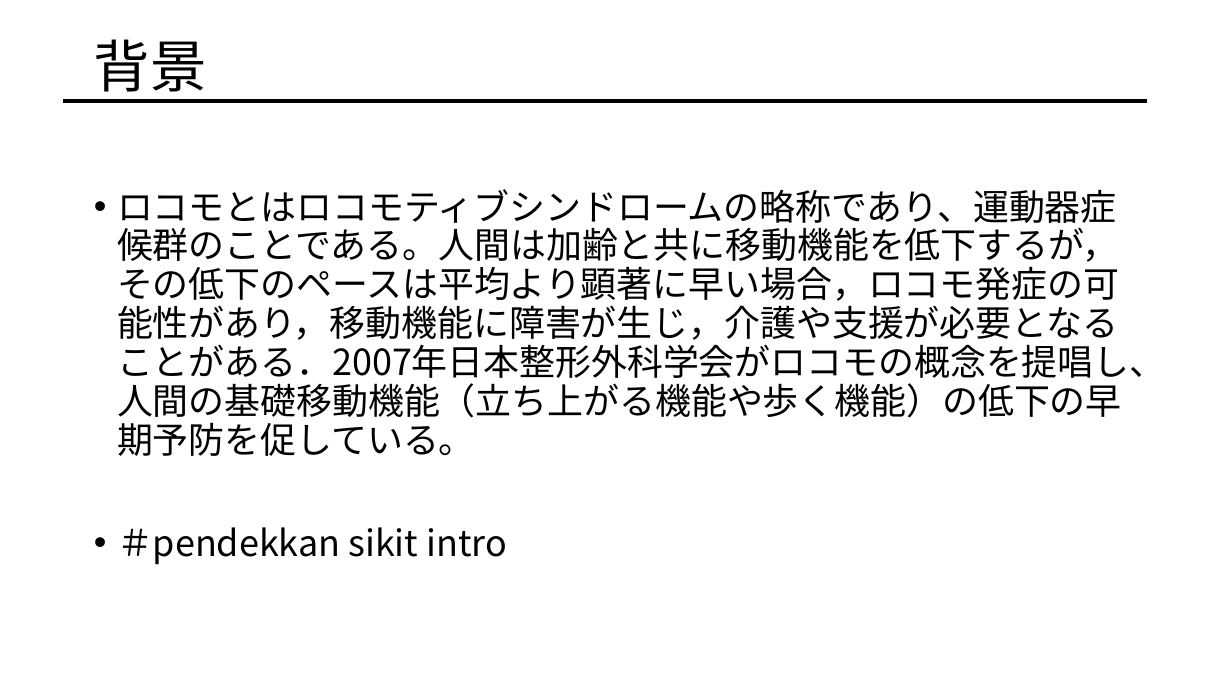
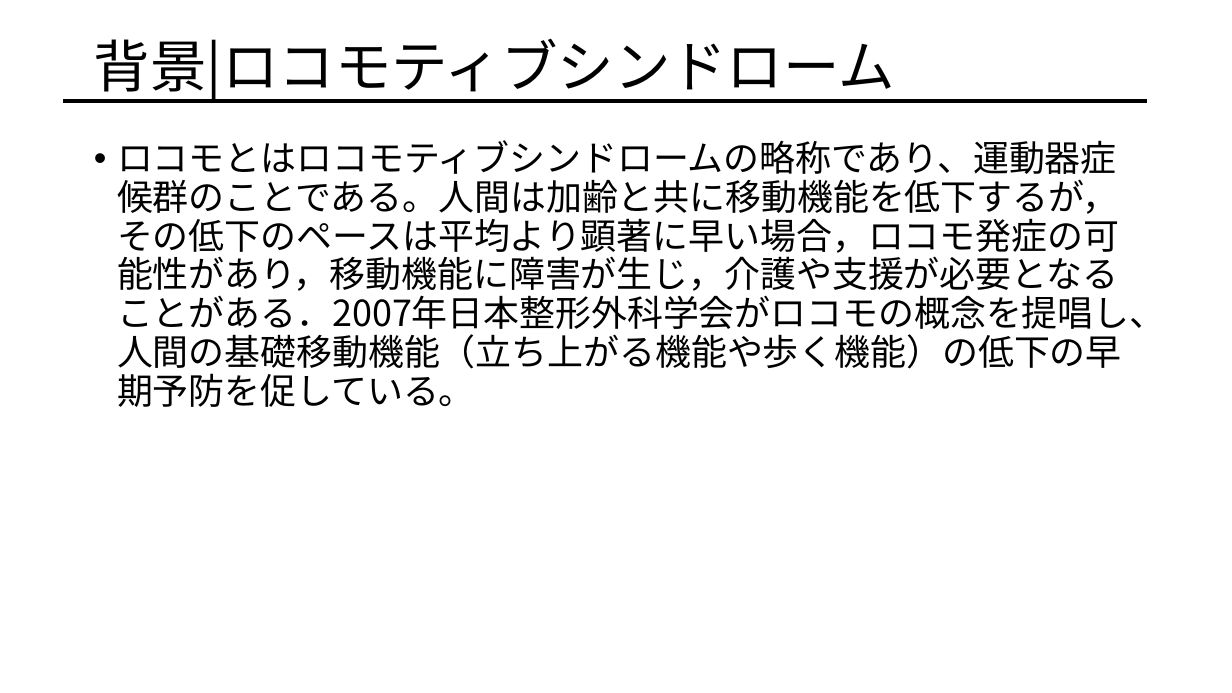
Before and after one commit to afiqfadzil/pythonProject1, a slide deck: slide 3 of LOCOMOTION.pptx. Drawn at 1232x693 pixels with LibreOffice and Linux fonts; fonts in the diff are those of the drawing. Boxes give left, top, right and bottom in pixels: in the first picture for what was removed or moved away, otherwise in the second. Text is boxed around its words. In the diff, an @@ line names an element or a change of style, - is before the commit and + after.

```diff
--- a/LOCOMOTION.pptx
+++ b/LOCOMOTION.pptx
@@ title at bbox=[94, 38, 895, 102]: text changed @@
-背景
+背景|ロコモティブシンドローム
@@ text "ロコモとはロコモティブシンドロームの略称であり、運動器症候群のことである。人間は加齢と共に移動機能を低下するが，その低下 ...": place and size @@
-text "ロコモとはロコモティブシンドロームの略称であり、運動器症候群のことである。人間は加齢と共に移動機能を低下するが，その低下 ..." at bbox=[117, 189, 1166, 565]
+text "ロコモとはロコモティブシンドロームの略称であり、運動器症候群のことである。人間は加齢と共に移動機能を低下するが，その低下 ..." at bbox=[117, 140, 1166, 407]
@@ text at bbox=[117, 527, 507, 565]: paragraph removed @@
-• ＃pendekkan sikit intro
```
Also in this commit, not shown: 12 other slides changed, 11 slides added, 10 slides removed, 1 other file.
